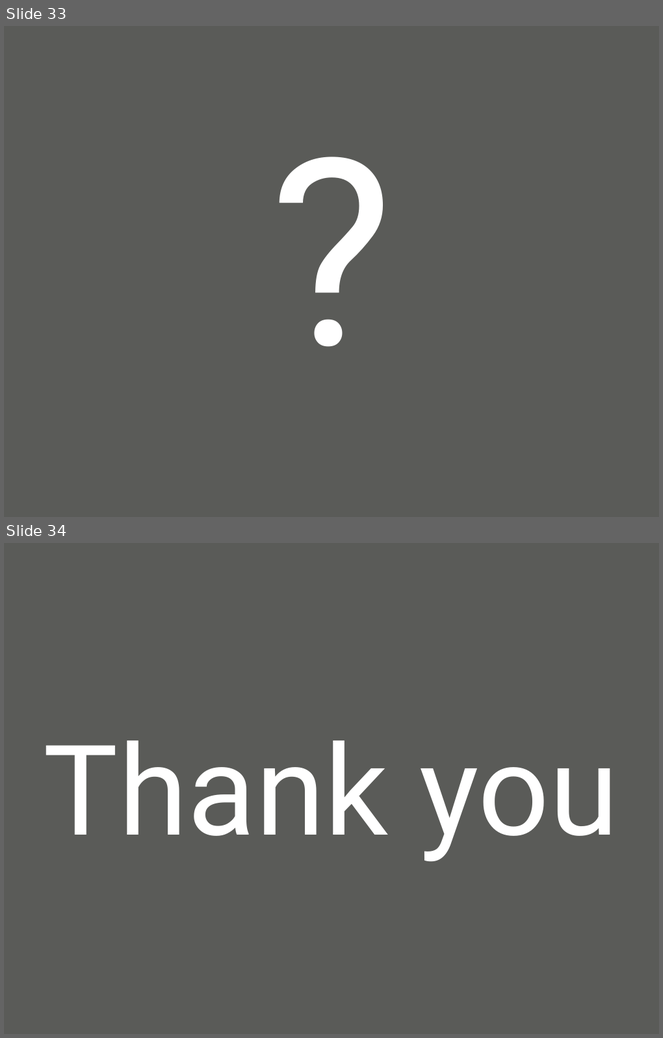
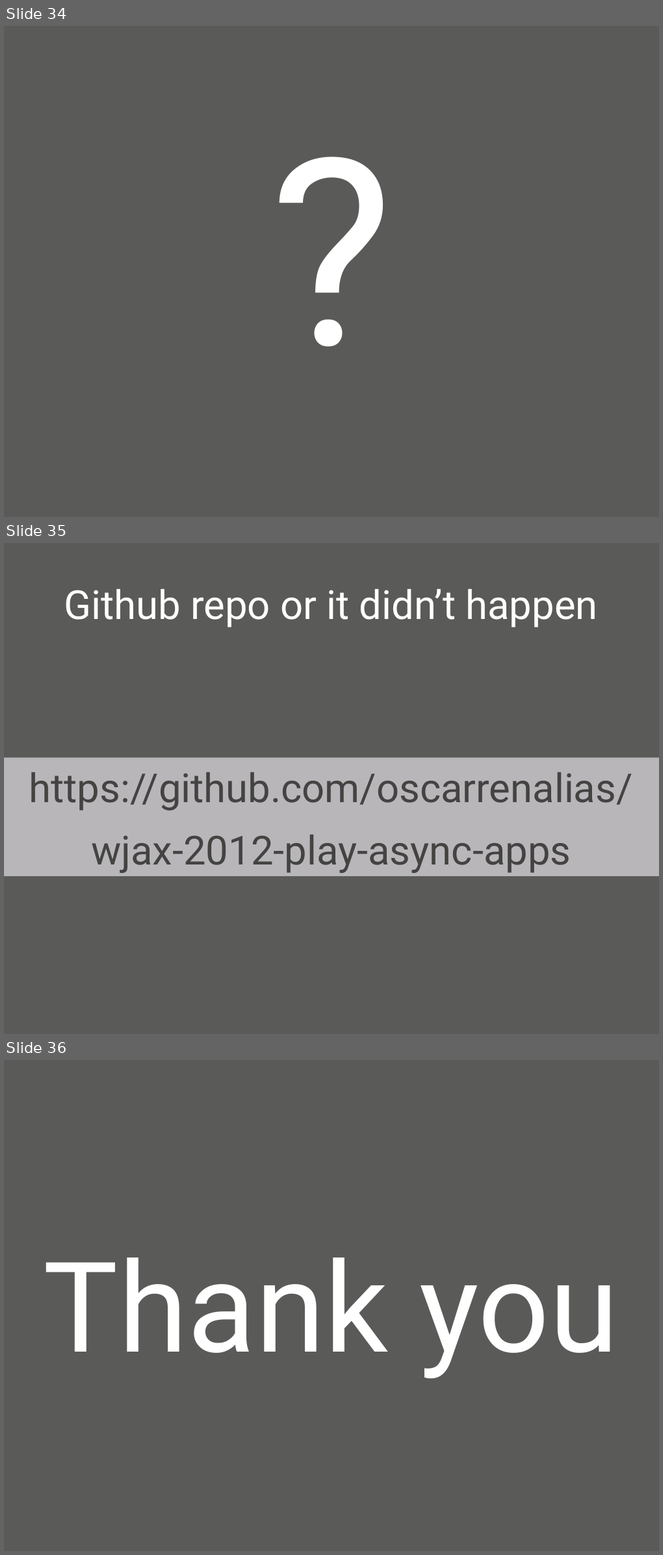
Before and after one commit to oscarrenalias/wjax-2012-play-async-apps, a slide deck: presentation/Asynchronous web apps with Play Framework 2.0.pptx. Shown one above the other, each under a label of ours: slides 33 and 34 before the commit, slides 34, 35 and 36 after it. The pictures are 663x1038 and 663x1555 pixels, drawn with LibreOffice and Linux fonts; fonts in the diff are those of the drawing; background and template pictures are left out. Boxes give left, top, right and bottom in pixels: in the first picture for what was removed or moved away, otherwise in the second. Text is boxed around its words. In the diff, an @@ line names an element or a change of style, - is before the commit and + after.

```diff
--- a/presentation/Asynchronous web apps with Play Framework 2.0.pptx
+++ b/presentation/Asynchronous web apps with Play Framework 2.0.pptx
@@ slide 35 added at bbox=[4, 543, 659, 1034], background picture (left out) @@
@@ title added at bbox=[64, 589, 598, 627], 44 pt, text #FFFFFF @@
+Github repo or it didn’t happen
@@ rectangle added at bbox=[4, 758, 659, 876], fill #D5D0D6 at 78% opacity, 44 pt, text #434442 @@
+https://github.com/oscarrenalias/wjax-2012-play-async-apps
@@ what was slide 33 is now slide 34 @@
@@ what was slide 34 is now slide 36 @@
```
Also in this commit, not shown: 1 slide changed, 1 other slide added.
